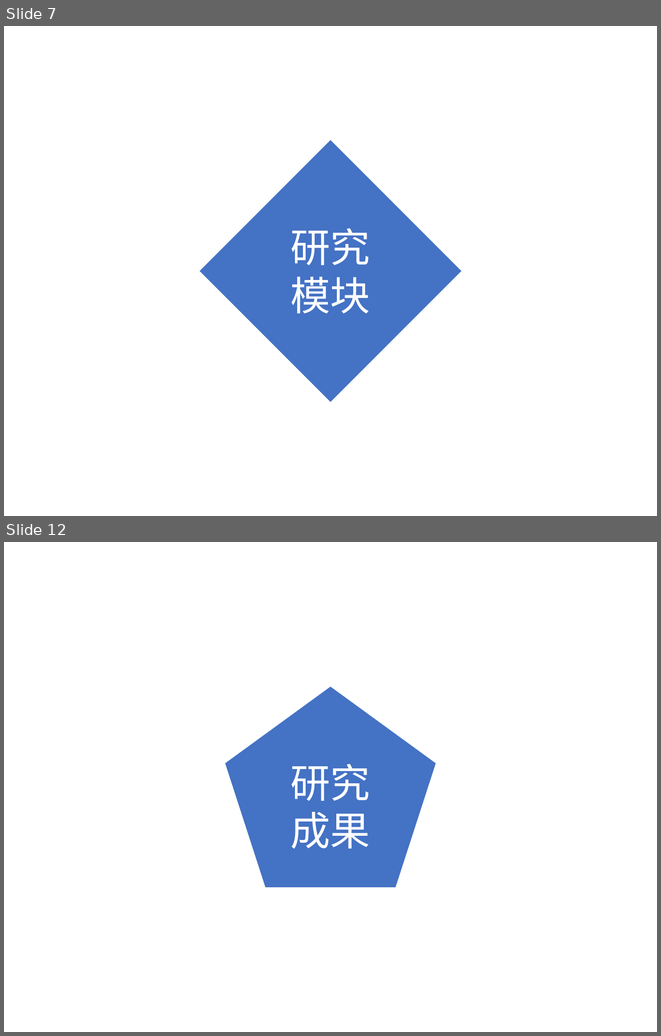
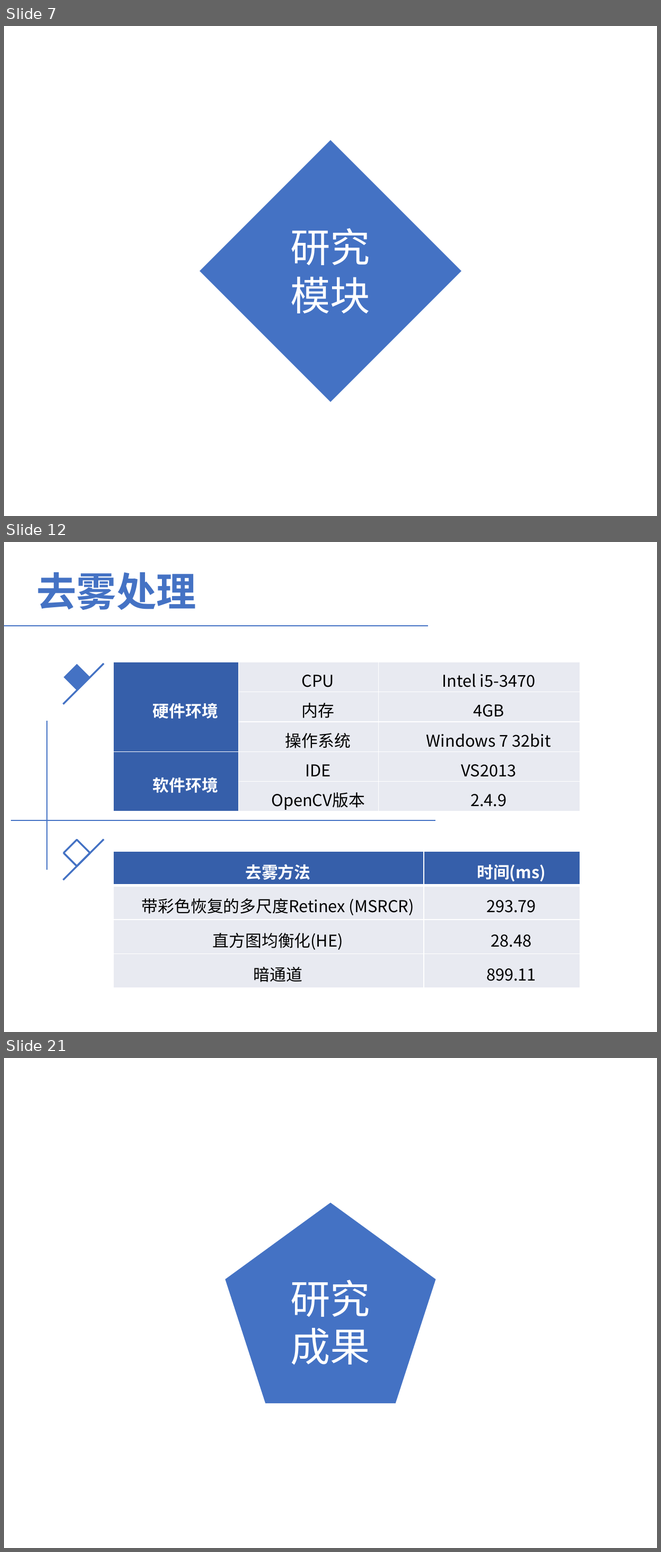
Before and after one commit to LauraCaiMin/JavaCode, a slide deck: 基于视频分析的森林烟火识别算法研究-蔡敏.pptx. Shown one above the other, each under a label of ours: slides 7 and 12 before the commit, slides 7, 12 and 21 after it; the slides between them are not shown. The pictures are 661x1036 and 661x1552 pixels, drawn with LibreOffice and Linux fonts; fonts in the diff are those of the drawing. Boxes give left, top, right and bottom in pixels: in the first picture for what was removed or moved away, otherwise in the second. Text is boxed around its words. In the diff, an @@ line names an element or a change of style, - is before the commit and + after.

Commit message:
2018-4-6在实验室修改的答辩ppt版版本

```diff
--- a/基于视频分析的森林烟火识别算法研究-蔡敏.pptx
+++ b/基于视频分析的森林烟火识别算法研究-蔡敏.pptx
@@ slide 12 added at (x1=4, y1=542, x2=657, y2=1032), background #FFFFFF @@
@@ text added at (x1=37, y1=572, x2=196, y2=610), 44 pt, text #4472C4, bold @@
+去雾处理
@@ line added from (4, 626) to (429, 626), #4472C4 1.25 pt @@
@@ rectangle added at (x1=63, y1=664, x2=90, y2=691), fill #4472C4 @@
@@ line added from (104, 663) to (63, 704), #4472C4 2 pt @@
@@ table added at (x1=113, y1=662, x2=579, y2=812), 5 rows, 3 columns @@
+硬件环境 | CPU | Intel i5-3470
+ | 内存 | 4GB
+ | 操作系统 | Windows 7 32bit
+软件环境 | IDE | VS2013
+ | OpenCV版本 | 2.4.9
@@ line added from (47, 870) to (47, 721), #4472C4 1.25 pt @@
@@ line added from (11, 820) to (435, 820), #4472C4 1.25 pt @@
@@ rectangle added at (x1=63, y1=840, x2=90, y2=866), outline #4472C4 2 pt @@
@@ line added from (104, 839) to (63, 880), #4472C4 2 pt @@
@@ table added at (x1=113, y1=851, x2=580, y2=987), 4 rows, 2 columns @@
+去雾方法 | 时间(ms)
+带彩色恢复的多尺度Retinex (MSRCR) | 293.79
+直方图均衡化(HE) | 28.48
+暗通道 | 899.11
@@ what was slide 12 is now slide 21 @@
```
Also in this commit, not shown: 2 slides changed, 11 other slides added, 3 slides removed.
